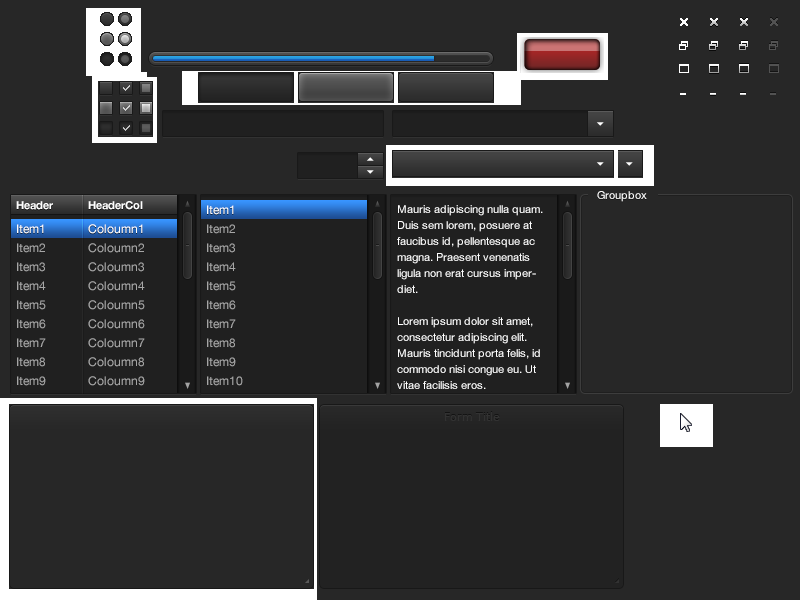
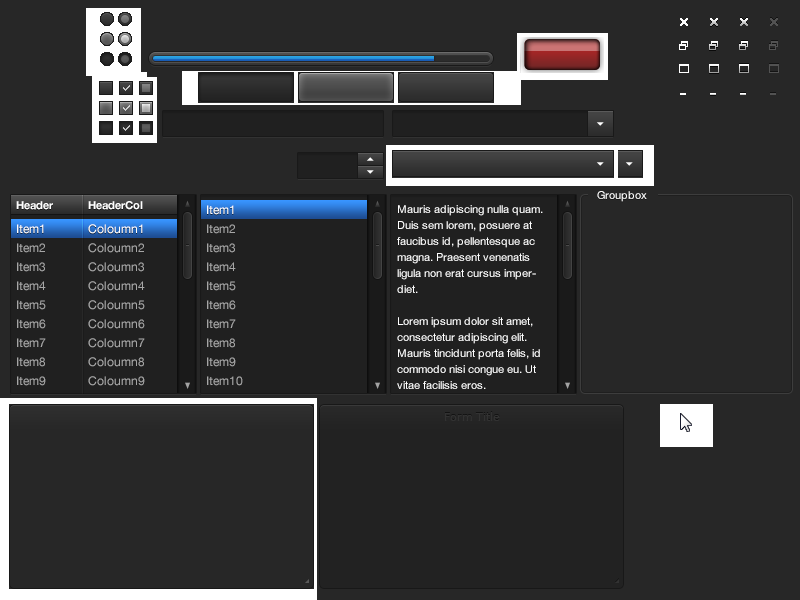
Layers edited between the first and the second 800x600 image:
painted on "checkboxen" over [98, 81, 153, 137]
